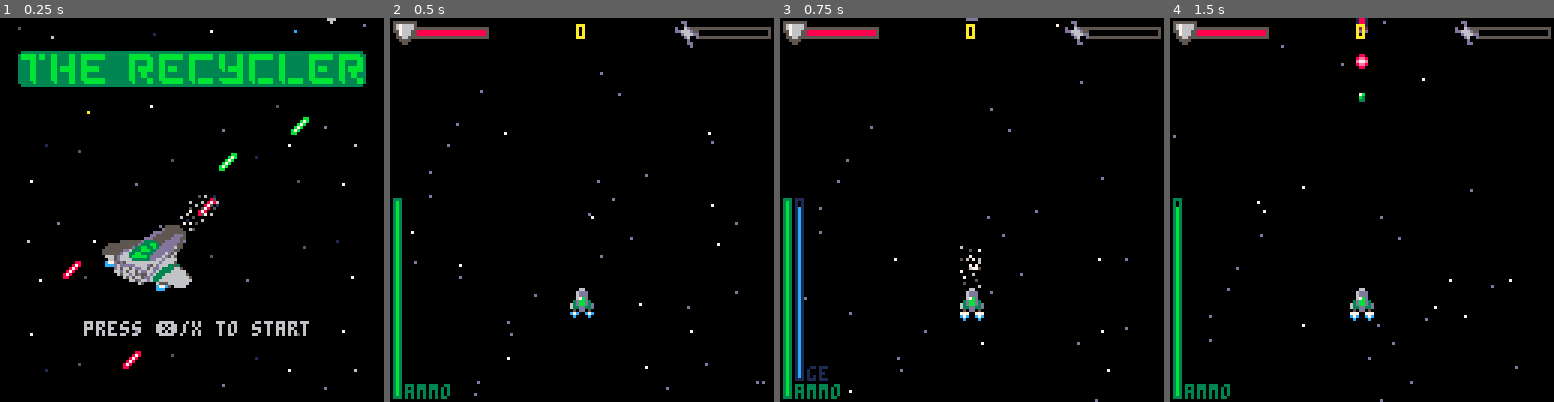
Above: before the commit, frames 1-4 (left to right).
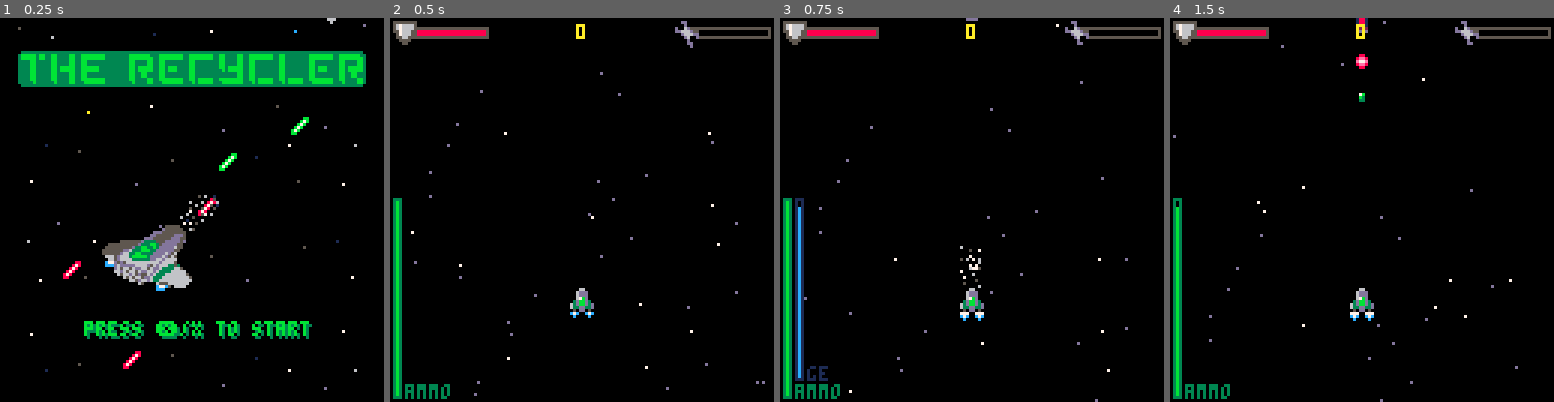
Above: after the commit, the same moments.

Repository: Sreaz0ne/the-recycler-p8
Game: PICO-8 cartridge the_recycler.p8
Two runs of this game, one before a commit and one after it. Both use one fixed random seed, a clock stepped at 60 frames per second and the inputs below.
Inputs:
- Up to frame 1 (0.25 s): no input
- Up to frame 2 (0.5 s): tap X (X key) at 0.33 s
- Up to frame 3 (0.75 s): tap O (Z key) at 0.7 s
- Up to frame 4 (1.5 s): tap X (X key) at 1.07 s

The runs differ from the first frame. In frame 1, 1.6% of the frame differs, in the area x 21-82%, y 78-84%; in frame 2, nothing differs; in frame 3, nothing differs; in frame 4, nothing differs.

Commit message:
Improve tittle menu

Diff:
--- a/the_recycler.p8
+++ b/the_recycler.p8
@@ -85,9 +85,15 @@
 
 	print(
 		strtstr,
+		h_txt_cntr(strtstr)+1,
+		v_txt_cntr()+41,
+		3
+	)
+	print(
+		strtstr,
 		h_txt_cntr(strtstr),
 		v_txt_cntr()+40,
-		6
+		11
 	)
 end
 
